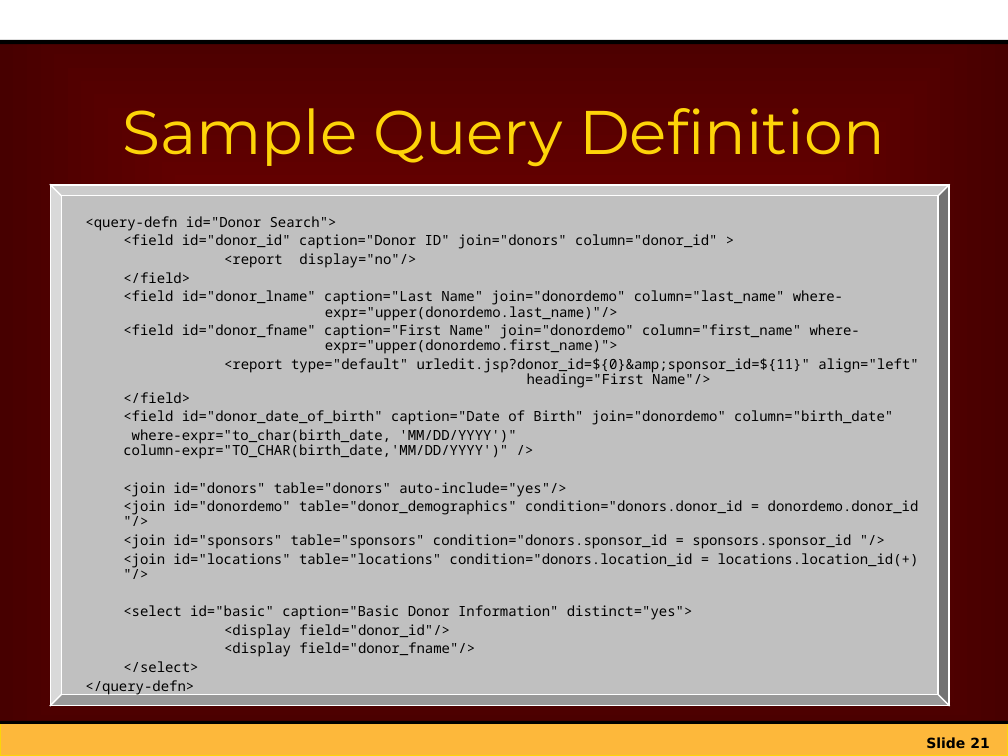
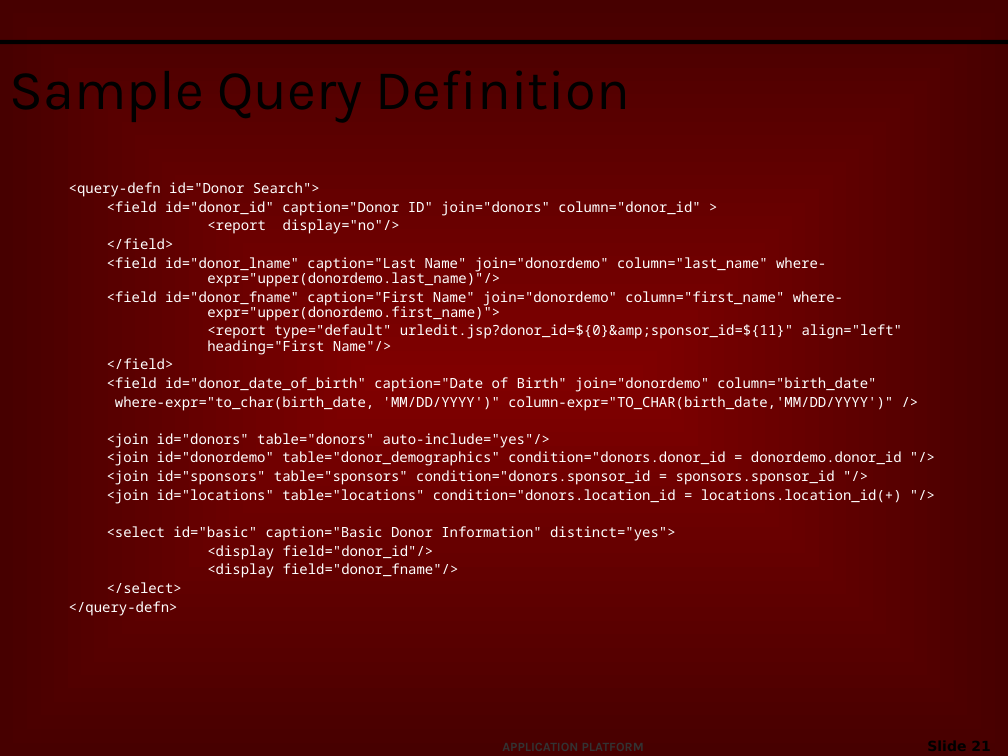
Before and after one commit to netspective/sparx-2001, a slide deck: slide 21 of Sparx/web-shared/docs/project/Introduction_to_Sparx.ppt. Drawn at 1008x756 pixels with LibreOffice and Linux fonts; fonts in the diff are those of the drawing; background and template pictures are left out. Boxes give left, top, right and bottom in pixels: in the first picture for what was removed or moved away, otherwise in the second. Text is boxed around its words. In the diff, an @@ line names an element or a change of style, - is before the commit and + after.

```diff
--- a/Sparx/web-shared/docs/project/Introduction_to_Sparx.ppt
+++ b/Sparx/web-shared/docs/project/Introduction_to_Sparx.ppt
@@ rectangle removed at (x1=0, y1=0, x2=1008, y2=42) @@
@@ title "Sample Query Definition" moved from (x1=122, y1=108, x2=885, y2=167) to (x1=0, y1=48, x2=857, y2=126) @@
@@ title "Sample Query Definition" at (x1=0, y1=48, x2=857, y2=126): size 44 to 40 pt, font Montserrat to Karla, text colour #FDD409 to #000000; alignment centre to left @@
@@ text "<query-defn id="Donor Search">" moved from (x1=85, y1=216, x2=919, y2=672) to (x1=69, y1=182, x2=902, y2=616) @@
@@ text "<query-defn id="Donor Search">" at (x1=69, y1=182, x2=902, y2=616): text colour #000000 to #FFFFFF @@
@@ bevel removed at (x1=50, y1=184, x2=950, y2=706) @@
@@ rectangle removed at (x1=0, y1=723, x2=1008, y2=756) @@
@@ line removed from (0, 723) to (1008, 723) @@
@@ text added at (x1=493, y1=734, x2=670, y2=756), 9 pt, text #333333, bold @@
+APPLICATION PLATFORM
@@ page number rewrapped from (x1=926, y1=737, x2=989, y2=749) to (x1=841, y1=733, x2=1000, y2=756) @@
```
Also in this commit, not shown: 23 other slides changed, 1 slide added, 1 slide removed, 2 other files.
